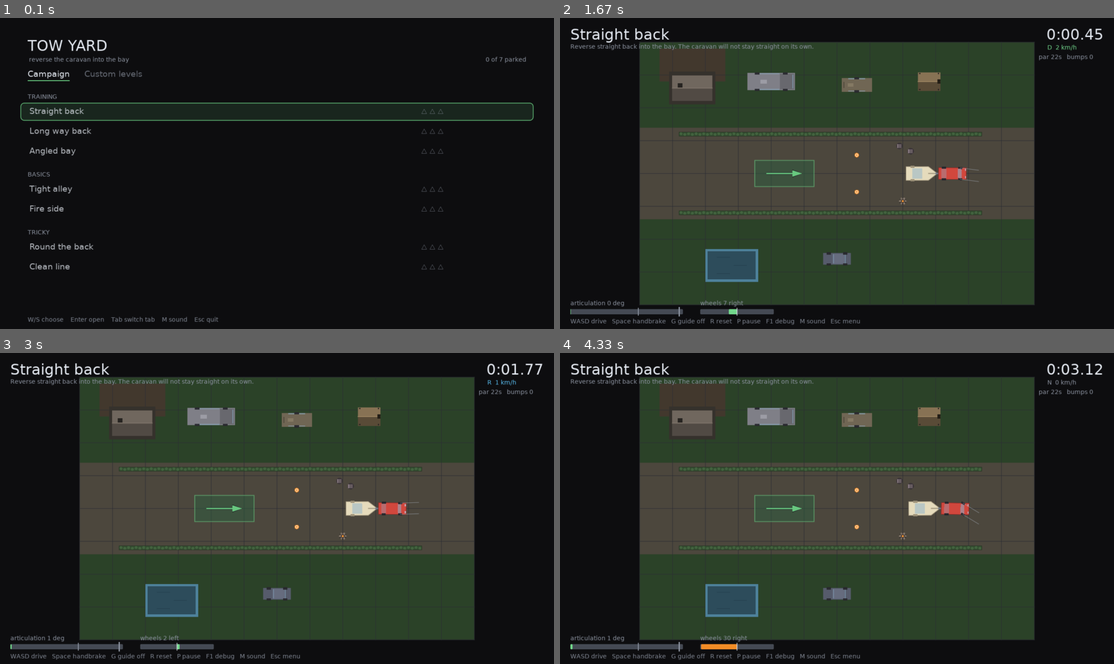
Above: before the commit, frames 1-4 (two rows, left to right).
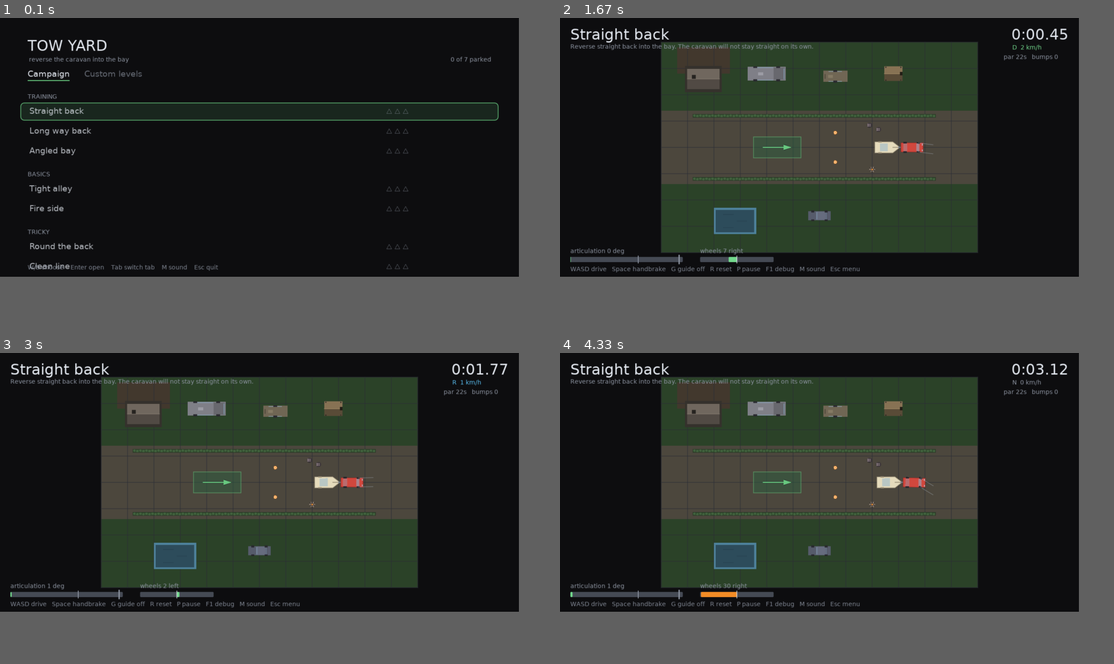
Above: after the commit, the same moments.

Repository: slakiii/tow-yard
Game: LÖVE game, started from main.lua
Two runs of this game, one before a commit and one after it. Both use one fixed random seed, a clock stepped at 60 frames per second and the inputs below.
Inputs:
- Up to frame 1 (0.1 s): no input
- Up to frame 2 (1.67 s): tap Enter at 0.33 s; hold Right 0.67-1.13 s; hold Up 1.22-1.52 s; hold Right from 1.55 s (still down)
- Up to frame 3 (3 s): release Right at 2.02 s; hold Left 2.05-2.58 s; hold Down 2.62-2.92 s; hold Left from 2.95 s (still down)
- Up to frame 4 (4.33 s): release Left at 3.35 s; hold Up 3.38-3.75 s; hold Right from 3.78 s (still down)
In our replay, the window is 900x506 before the commit and 843x421 after it. These sizes can differ from the game's own. Grey fills any space a smaller window leaves; there, only what the larger window draws over its background counts as a difference.

The runs differ from the first frame. In frame 1, 1.8% of the frame differs, in the area x 3-97%, y 7-99%; in frame 2, 35%; in frame 3, 35%; in frame 4, 35%, in the area x 1-98%, y 3-99%.

Commit message:
fix: the window opens at the size conf.lua asks for on Wayland
On KWin/Wayland the game came up at 900x560 -- exactly its minwidth/minheight --
on a 1920x1200 desktop at 100% scaling, while X11 honoured the 1280x720 request
even on a 640x480 screen.

LÖVE applies the window size before the minimum-size limits
(love2d/love#2287), and a Wayland compositor sizes the first mapped surface from
those limits, so the requested size never arrives and the window lands on the
smallest size it is allowed to be. The fix asks once more, on a window that is
already mapped, where a resize is a plain request the compositor honours.

- getMode hands back (width, height, flags), and the flags table is what setMode
  takes back: resizable, minwidth/minheight, vsync and position ride along, so
  the second call asks for a size and not for a different window. Reading it as
  (x, y, w, h, flags) -- the shape the wiki's first line suggests -- takes the
  flags table for a number and silently drops the minimum size on the resize.
- the size is clamped to the desktop with room for the title bar and the panel,
  which also stops a Wayland compositor from spawning the window with its edges
  cut off (SDL#11747); a 1024x768 screen gets 944x648, never more than it has.
- nothing happens when the window already came up at the requested size, so a
  compositor that got it right the first time sees no second setMode at all.

Verified on X11: 1280x720 desktop-sized screen -> no second setMode; a 900x560
start -> 1280x720 with the 900x560 minimum preserved; a 1024x768 screen ->
944x648. The Wayland verdict is the play-test machine's.

Diff:
--- a/main.lua
+++ b/main.lua
@@ -826,6 +826,36 @@
     return p
 end
 
+-- Leave room for the title bar, the panel and the window border: a window that
+-- is exactly the desktop size cannot be moved, and on Wayland one that is LARGER
+-- than the desktop spawns with its edges cut off (SDL#11747, kwin_wayland).
+local WINDOW_MARGIN_X, WINDOW_MARGIN_Y = 80, 120
+
+-- Ask for the window size once more, now that there is a window to ask.
+--
+-- On KWin/Wayland a resizable window whose minimum size is set can be created AT
+-- that minimum instead of at the requested size: LÖVE applies the size before the
+-- minimum-size limits (love2d/love#2287), and the compositor sizes the first
+-- mapped surface from those limits. This game opened at 900x560 -- exactly its
+-- minwidth/minheight -- on a 1920x1200 desktop at 100% scaling. Asking again is a
+-- plain resize of a window that is already mapped, which compositors honour, and
+-- it is skipped when the window came up at the size conf.lua asked for, so a
+-- compositor that got it right the first time sees no second setMode at all.
+local function fix_window_size()
+    -- getMode hands back (width, height, flags): the size it *has*, and a table
+    -- that is also what setMode takes back -- resizable, minwidth/minheight,
+    -- vsync, position and all. Reading it as (x, y, w, h, flags) takes the flags
+    -- table for a number, and then the resize silently drops the minimum size, so
+    -- the window could afterwards be dragged down to nothing.
+    local w, h, flags = love.window.getMode()
+    local dw, dh = love.window.getDesktopDimensions()
+    if not dw or dw <= 0 or not dh or dh <= 0 then return end
+    local want_w = math.min(1280, math.max(900, dw - WINDOW_MARGIN_X))
+    local want_h = math.min(720, math.max(560, dh - WINDOW_MARGIN_Y))
+    if w == want_w and h == want_h then return end
+    love.window.setMode(want_w, want_h, flags)
+end
+
 function love.load(args)
     local want_audit, audit_arg, quick = false, nil, false
     for i, a in ipairs(args or {}) do
@@ -855,6 +885,10 @@
     for _, a in ipairs(args or {}) do
         if a == "--edit" then want_edit = true end
     end
+
+    -- before anything creates a font or a canvas: setMode replaces the window and
+    -- its GL context, so objects made earlier would belong to the old one
+    fix_window_size()
 
     love.graphics.setBackgroundColor(0.05, 0.05, 0.06)
     draw.init()
